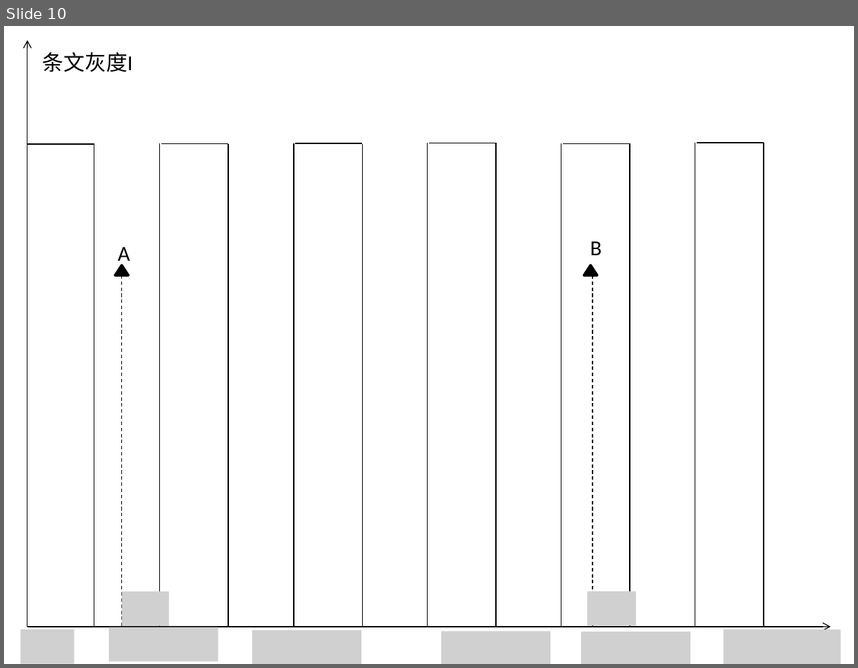
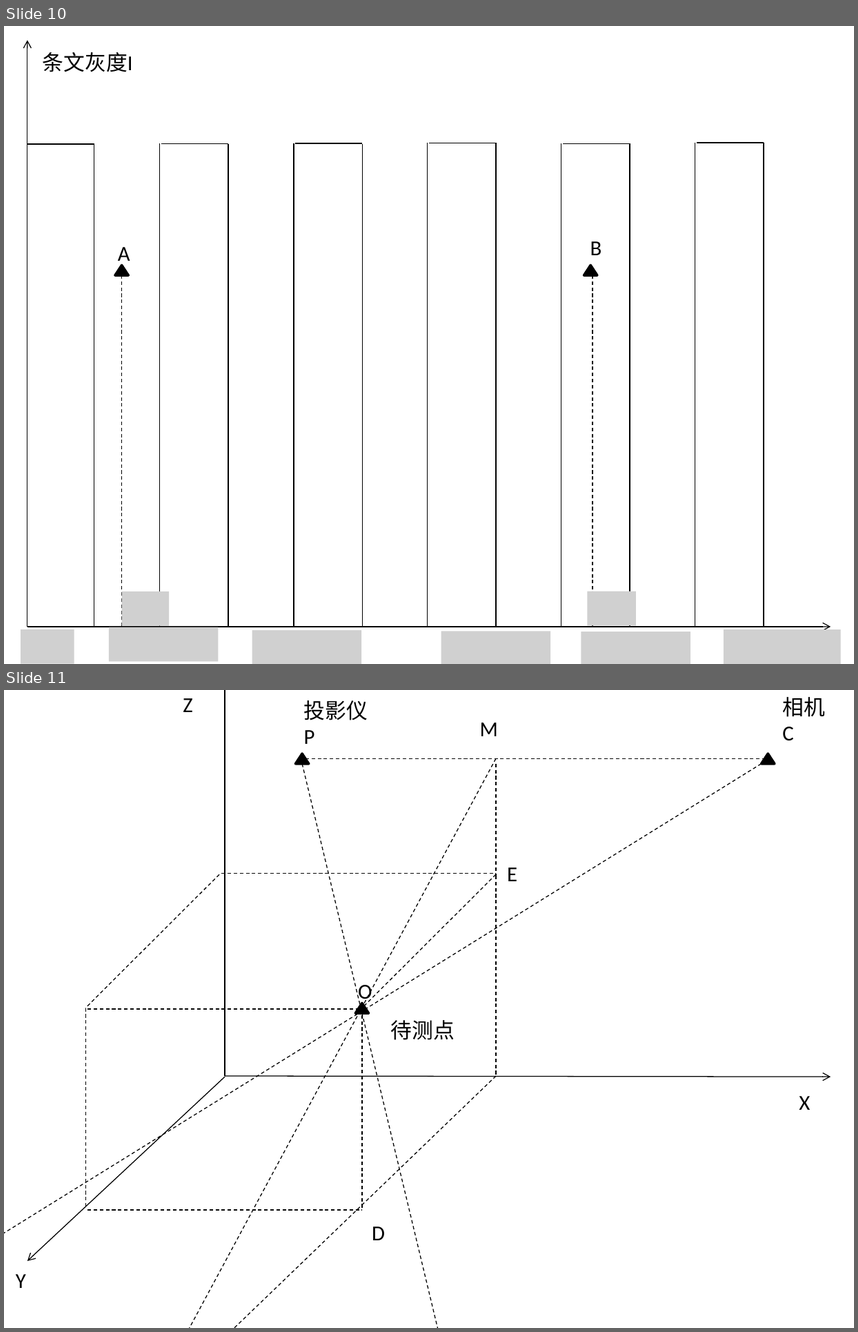
Before and after one commit to FZhg/Undergraduate-Thesis, a slide deck: Graphic & Tables.pptx. Shown one above the other, each under a label of ours: slide 10 before the commit, slides 10 and 11 after it. The pictures are 858x668 and 858x1332 pixels, drawn with LibreOffice and Linux fonts; fonts in the diff are those of the drawing; grey boxes stand for pictures. Boxes give left, top, right and bottom in pixels: in the first picture for what was removed or moved away, otherwise in the second. Text is boxed around its words. In the diff, an @@ line names an element or a change of style, - is before the commit and + after.

```diff
--- a/Graphic & Tables.pptx
+++ b/Graphic & Tables.pptx
@@ slide 11 added at [4, 690, 854, 1328], background #FFFFFF @@
@@ text added at [183, 698, 192, 712], 18 pt, text #000000 @@
+Z
@@ arrow added from (225, 1076) to (225, 690), #000000 0.75 pt @@
@@ text added at [304, 700, 368, 744], 18 pt, text #000000 @@
+投影仪 P
@@ text added at [782, 697, 825, 741], 18 pt, text #000000 @@
+相机
+C
@@ text added at [480, 722, 498, 736], 18 pt, text #000000 @@
+M
@@ line added from (762, 764) to (4, 1328), #000000 0.75 pt dashed @@
@@ line added from (496, 759) to (141, 1328), #000000 0.75 pt dashed @@
@@ triangle added at [296, 753, 309, 764], fill #000000, outline #000000 2 pt @@
@@ line added from (302, 764) to (459, 1328), #000000 0.75 pt dashed @@
@@ line added from (306, 759) to (771, 759), #000000 0.75 pt dashed @@
@@ line added from (496, 764) to (496, 876), #000000 0.75 pt dashed @@
@@ triangle added at [762, 753, 775, 764], fill #000000, outline #000000 2 pt @@
@@ line added from (219, 874) to (85, 1008), #000000 0.75 pt dashed @@
@@ line added from (221, 874) to (496, 874), #000000 0.75 pt dashed @@
@@ line added from (496, 874) to (362, 1008), #000000 0.75 pt dashed @@
@@ line added from (496, 876) to (496, 1077), #000000 0.75 pt dashed @@
@@ text added at [507, 867, 517, 881], 18 pt, text #000000 @@
+E
@@ text added at [358, 985, 372, 1004], 18 pt, text #000000 @@
+O
@@ line added from (85, 1008) to (85, 1209), #000000 0.75 pt dashed @@
@@ line added from (87, 1009) to (362, 1009), #000000 0.75 pt dashed @@
@@ triangle added at [355, 1003, 369, 1013], fill #000000, outline #000000 2 pt @@
@@ line added from (362, 1009) to (362, 1210), #000000 0.75 pt dashed @@
@@ text added at [391, 1020, 455, 1040], 18 pt, text #000000 @@
+待测点
@@ arrow added from (225, 1077) to (27, 1261), #000000 0.75 pt @@
@@ line added from (496, 1076) to (141, 1328), #000000 0.75 pt dashed @@
@@ arrow added from (225, 1076) to (831, 1077), #000000 0.75 pt @@
@@ text added at [799, 1096, 810, 1110], 18 pt, text #000000 @@
+X
@@ line added from (87, 1210) to (362, 1210), #000000 0.75 pt dashed @@
@@ text added at [372, 1226, 385, 1240], 18 pt, text #000000 @@
+D
@@ text added at [16, 1274, 26, 1288], 18 pt, text #000000 @@
+Y
```
Also in this commit, not shown: 1 other slide added, 2 other files.
